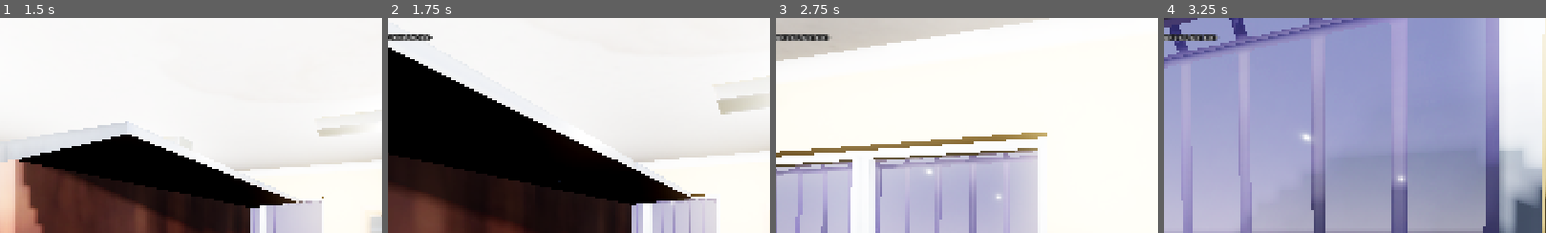
Above: before the commit, frames 1-4 (left to right).
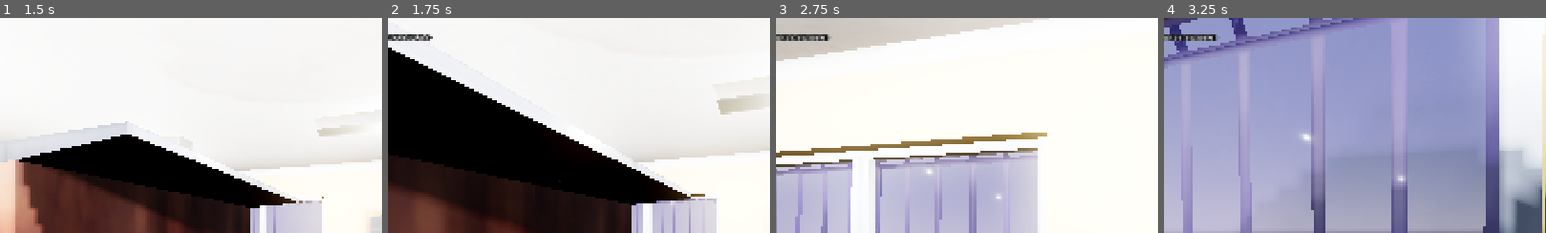
Above: after the commit, the same moments.

Repository: takanazwa5/ProjektMonopolowy
Game: Godot game, scene res://scenes/game/game.tscn
Same seed, same stepped clock (60 frames per second), same inputs: the game is played once before the commit and once after it.
Inputs (mouse positions are % of the whole screen's width and height, from its top left):
- Up to frame 1 (1.5 s): tap Enter at 0.5 s; move the mouse to (55, 50) at 0.52 s; hold Ctrl (crouch) 0.53-1.28 s; hold W (walk_forward) from 0.53 s (still down); click (55, 50) at 0.67 s; move the mouse to (45, 50) at 1.27 s; tap G (drop_item) at 1.35 s
- Up to frame 2 (1.75 s): keep holding W (walk_forward)
- Up to frame 3 (2.75 s): keep holding W (walk_forward); move the mouse to (52, 48) at 2.02 s; hold E (interact) from 2.03 s (still down)
- Up to frame 4 (3.25 s): keep holding W (walk_forward); move the mouse to (49, 52) at 2.77 s; release E (interact) at 2.78 s; click (49, 52) at 2.85 s
The pictures show only the part of the screen within x 14-64%, y 0-50%; the shares and areas given below are measured in that part.

Frame 1 is identical in both runs. In frame 2, 0.1% of the frame differs, in the area x 2-10%, y 7-11%; in frame 3, 0.1%; in frame 4, 0.1%.

Commit message:
Remove debug print from dialogue

Diff:
--- a/features/dialogue/dialogue.gd
+++ b/features/dialogue/dialogue.gd
@@ -15,11 +15,6 @@
 func _init() -> void:
 
 	Global.dialogue = self
-
-
-func _ready() -> void:
-
-	print(LINES.data["npc_basia_001"]["text"])
 
 
 func start_dialogue(line_id: String) -> void:
